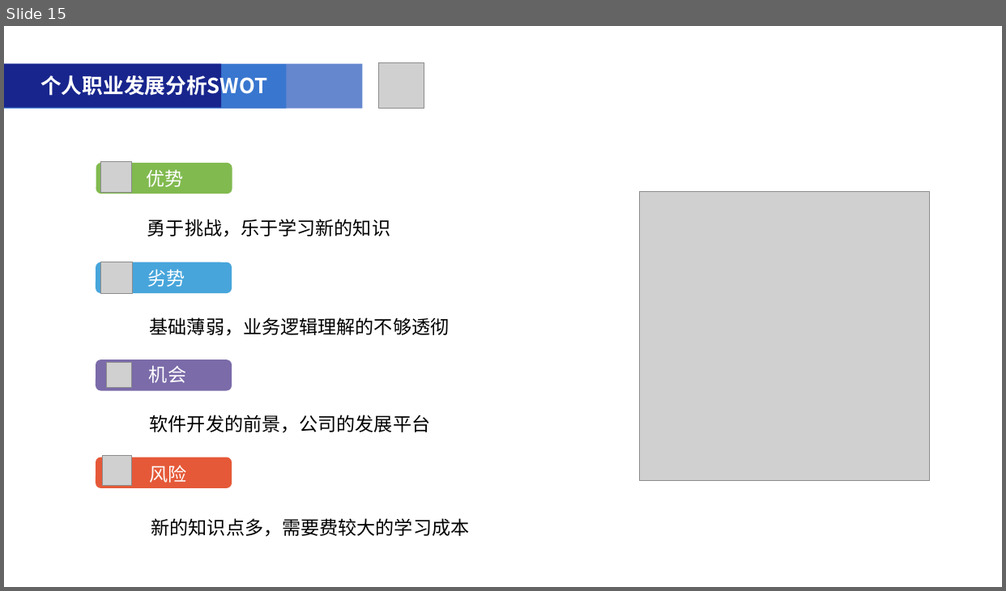
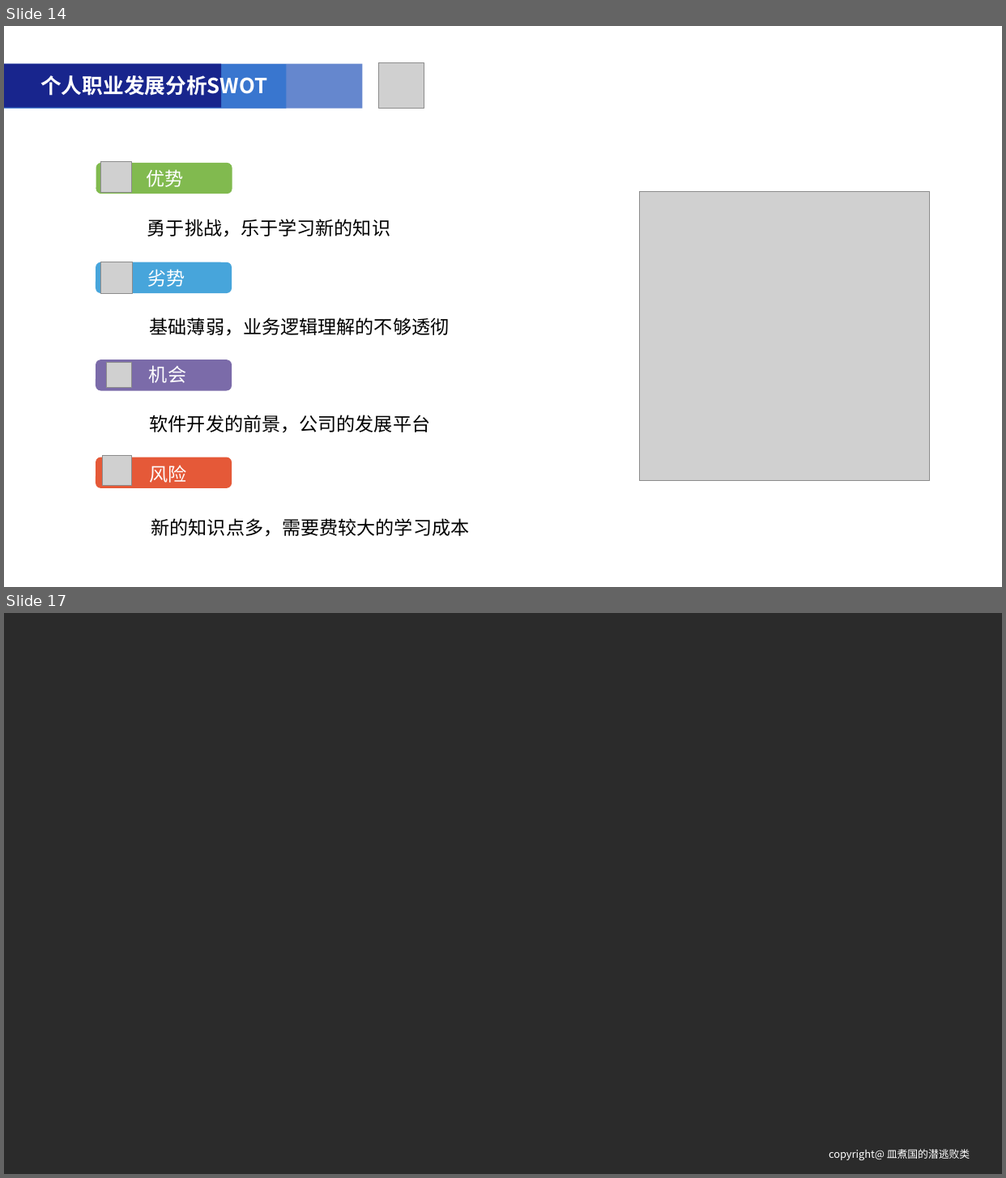
Before and after one commit to liuqiansb/zz, a slide deck: 附件1-2019届大学生转正汇报PPT模板2(1).pptx. Shown one above the other, each under a label of ours: slide 15 before the commit, slides 14 and 17 after it; the slides between them are not shown. The pictures are 1006x591 and 1006x1178 pixels, drawn with LibreOffice and Linux fonts; fonts in the diff are those of the drawing; grey boxes stand for pictures; background and template pictures are left out; a plain dark background stands for a picture behind light text. Boxes give left, top, right and bottom in pixels: in the first picture for what was removed or moved away, otherwise in the second. Text is boxed around its words. In the diff, an @@ line names an element or a change of style, - is before the commit and + after.

```diff
--- a/附件1-2019届大学生转正汇报PPT模板2(1).pptx
+++ b/附件1-2019届大学生转正汇报PPT模板2(1).pptx
@@ slide 17 added at (4,613,1002,1174), background picture (left out) @@
@@ text added at (829,1149,970,1161), 10 pt, text #FFFFFF @@
+copyright@ 皿煮国的潜逃败类
@@ what was slide 15 is now slide 14 @@
```
Also in this commit, not shown: 6 slides changed, 2 other slides added, 4 slides removed, 2 other files.
